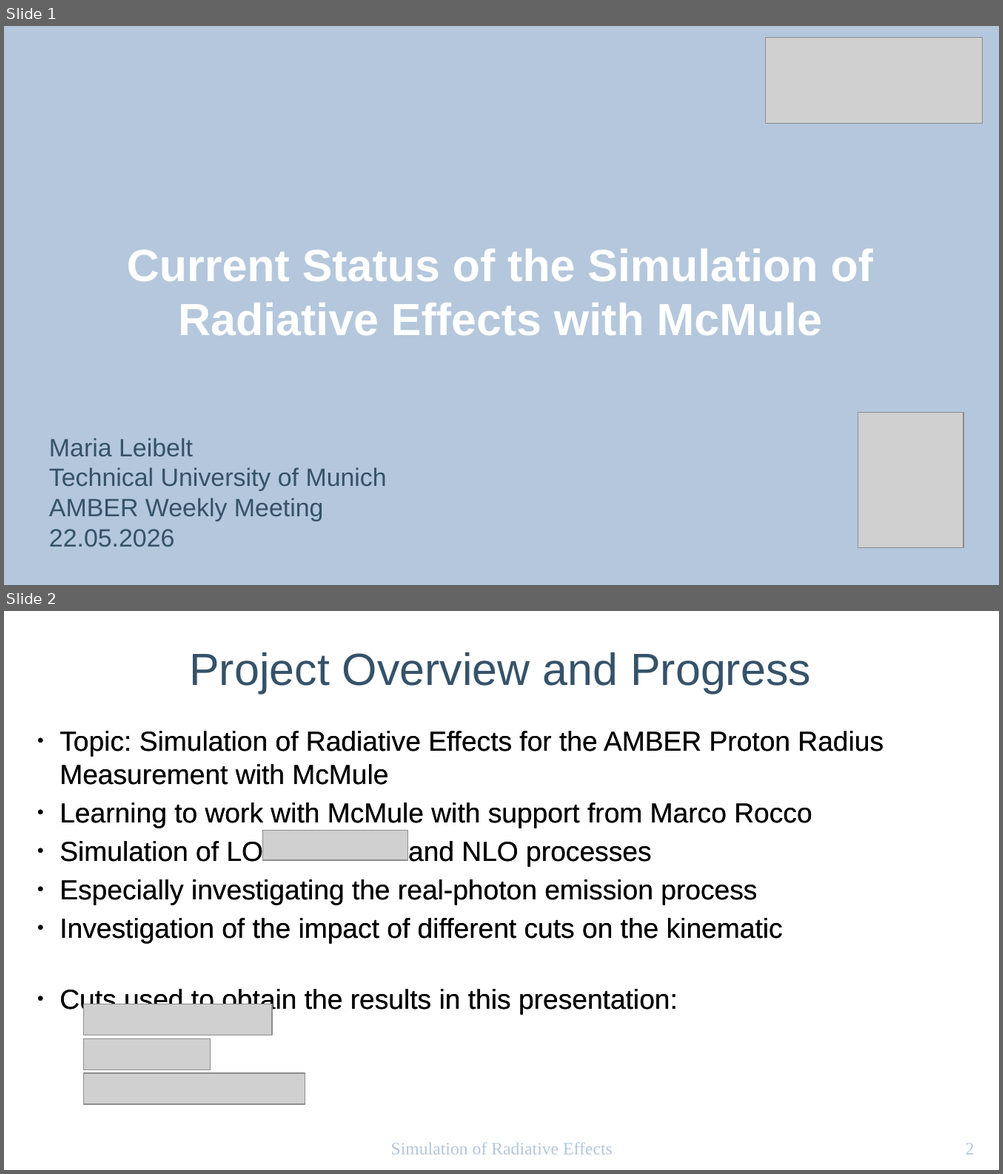
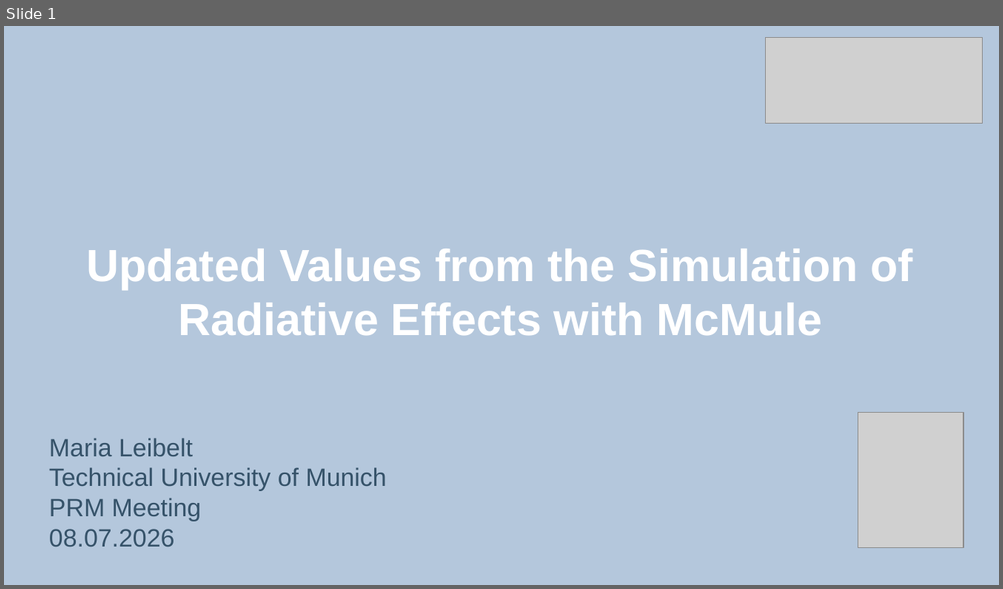
Before and after one commit to marialeibelt/RadCorAMBER, a slide deck: PRM_20_05.odp. Shown one above the other, each under a label of ours: slides 1 and 2 before the commit, slide 1 after it. The pictures are 1003x1174 and 1003x589 pixels, drawn with LibreOffice and Linux fonts; fonts in the diff are those of the drawing; grey boxes stand for pictures. Boxes give left, top, right and bottom in pixels: in the first picture for what was removed or moved away, otherwise in the second. Text is boxed around its words. In the diff, an @@ line names an element or a change of style, - is before the commit and + after.

```diff
--- a/PRM_20_05.odp
+++ b/PRM_20_05.odp
@@ slide 2 removed at [4,611,999,1170], background #FFFFFF @@
@@ title removed at [189,652,811,693] @@
-Project Overview and Progress
@@ text removed at [60,731,883,1015] @@
-● Topic: Simulation of Radiative Effects for the AMBER Proton Radius Measurement with McMule
-● Learning to work with McMule with support from Marco Rocco
-● Simulation of LO and NLO processes
-● Especially investigating the real-photon emission process
-● Investigation of the impact of different cuts on the kinematic
-● Cuts used to obtain the results in this presentation:
@@ picture removed at [263,830,408,860] @@
@@ picture removed at [83,1005,272,1036] @@
@@ picture removed at [83,1039,210,1071] @@
@@ picture removed at [83,1074,305,1105] @@
@@ text removed at [391,1142,612,1155] @@
-Simulation of Radiative Effects
@@ page number removed at [965,1143,974,1155] @@
-2
@@ slide 1 changed as well @@
@@ title at [87,249,913,336]: text changed @@
-Current Status of the Simulation of Radiative Effects with McMule
+Updated Values from the Simulation of Radiative Effects with McMule
@@ subtitle at [49,498,202,547]: text changed @@
-AMBER Weekly Meeting
-22.05.2026
+PRM Meeting
+08.07.2026
```
Also in this commit, not shown: 1 other slide changed, 1 slide added, 7 other slides removed, 43 other files.
